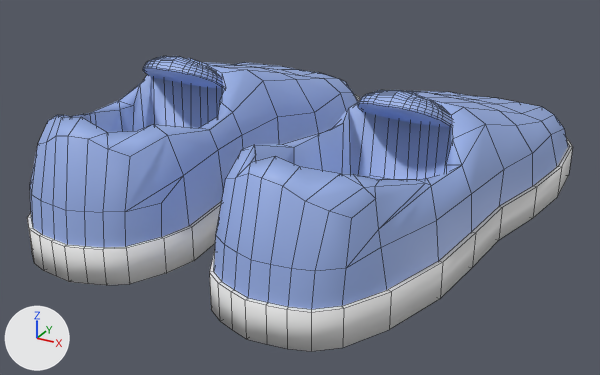
Two versions of the Blender file Assets/Meshes/.Blend/Kaisan/tossut.blend, one commit apart.
Rendered twice from a camera (50 mm lens) standing at (0.165, -0.302, 0.135) and looking at (0.002, -0.006, -0.012). Lighting does not change. The marker at lower left points along +X, +Y and +Z. Mesh edges are drawn as thin lines.

In view in the first picture: 'Pohja', 'Tossu'.
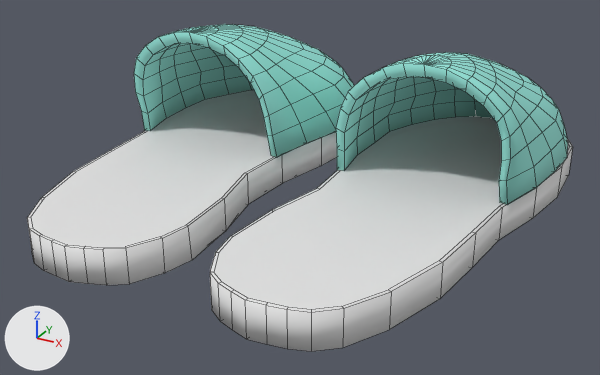
What differs and where, as boxes [x1, y1, x2, y2] in the pictures (600 x 375 px):
'Tossu', hidden
    before: [30, 56, 568, 309]
'Sphere', added (cyan)
    after: [134, 24, 568, 205]
'Pohja', unchanged, uncovered by the edit
    before: [27, 94, 573, 351]
    after: [27, 90, 573, 351]

Diff of the bpy script that builds the scene:
```diff
--- a/Assets/Meshes/.Blend/Kaisan/tossut.blend.py
+++ b/Assets/Meshes/.Blend/Kaisan/tossut.blend.py
@@ mat_material_004 @@
+mat_material_004 = principled_material('Material.004')
+mat_material_004.base_color = (0.311, 0.8, 0.715)  # cyan #97e7dc
+mat_material_004.roughness = 0.873
@@ me_sphere @@
+me_sphere.from_pydata(...)  # 274 vertices, 288 faces; spans x -0.1011..-0.0062, y -0.0037..0.1204, z -0.0053..0.0498
+me_sphere.polygons.foreach_set('use_smooth', [True] * 288)
+me_sphere.materials.append(mat_material_004)  # cyan #97e7dc
@@ ob_tossu @@
 _m = ob_tossu.modifiers.new('Mirror', 'MIRROR')
+ob_tossu.hide_set(True)
@@ ob_sphere @@
+ob_sphere = bpy.data.objects.new('Sphere', me_sphere)
+ob_sphere.location = (0.0, 0.0, 0.0)
+_m = ob_sphere.modifiers.new('Mirror', 'MIRROR')
```
